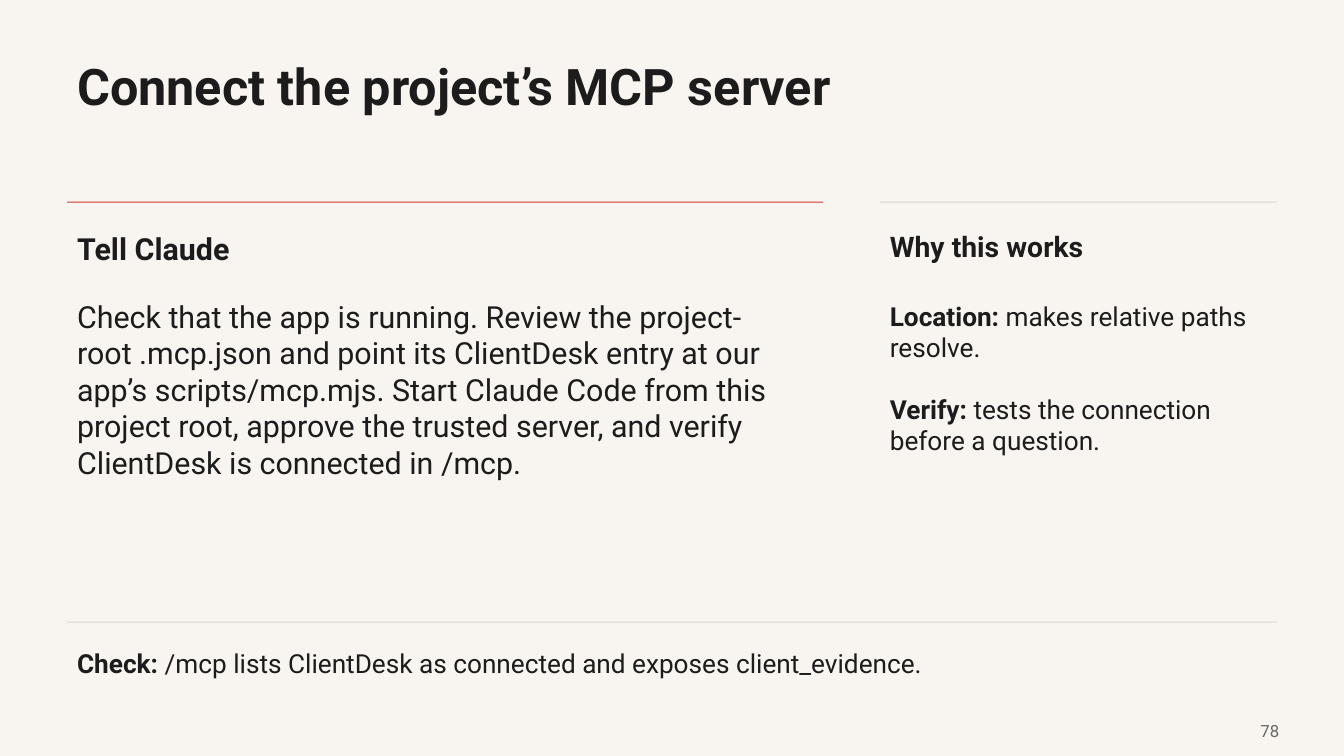
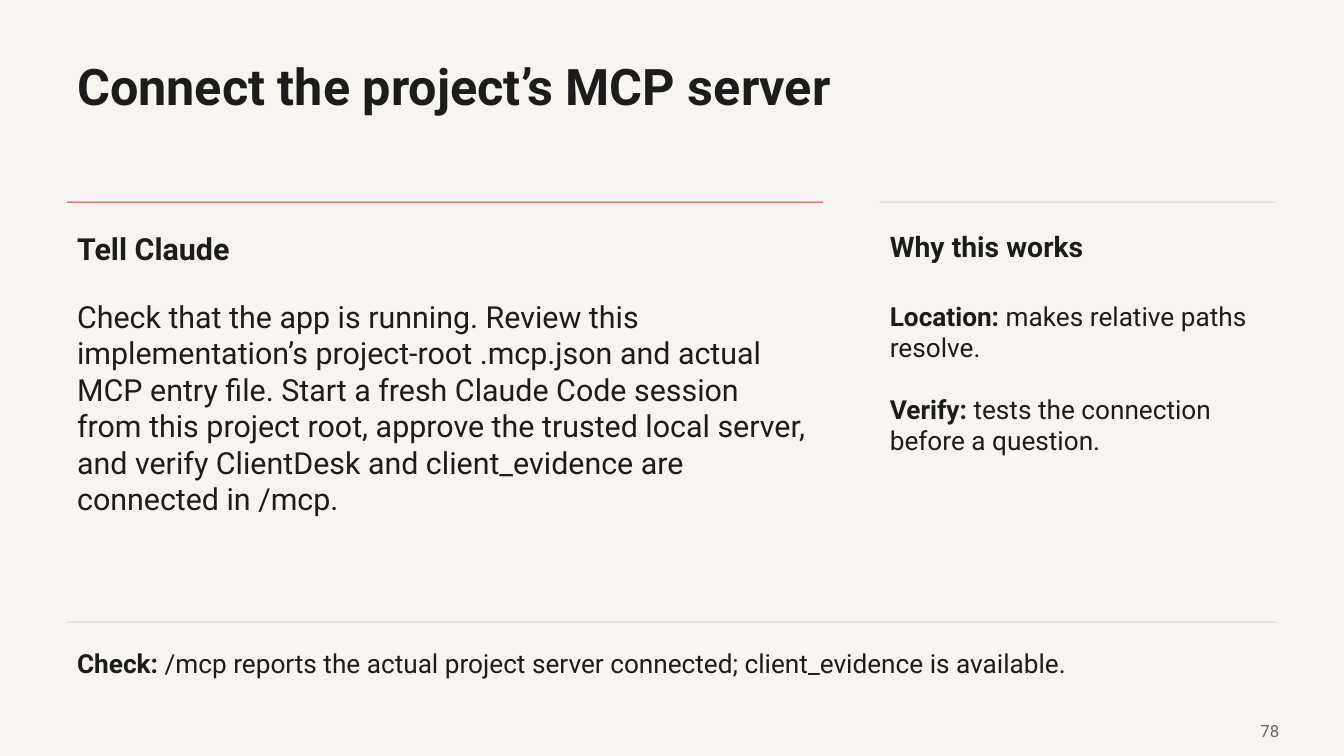
Before and after one commit to promptadvisers/claude-code-next-steps, a slide deck: slide 78 of slides/ClientDesk_Course_End_to_End.pptx. Drawn at 1344x756 pixels with LibreOffice and Linux fonts; fonts in the diff are those of the drawing. Boxes give left, top, right and bottom in pixels: in the first picture for what was removed or moved away, otherwise in the second. Text is boxed around its words. In the diff, an @@ line names an element or a change of style, - is before the commit and + after.

Commit message:
Revise course prompts and live checkpoints from independent Claude Desktop rehearsal

```diff
--- a/slides/ClientDesk_Course_End_to_End.pptx
+++ b/slides/ClientDesk_Course_End_to_End.pptx
@@ text at box(77, 305, 805, 516): text changed @@
-Check that the app is running. Review the project-root .mcp.json and point its ClientDesk entry at our app’s scripts/mcp.mjs. Start Claude Code from this project root, approve the trusted server, and verify ClientDesk is connected in /mcp.
+Check that the app is running. Review this implementation’s project-root .mcp.json and actual MCP entry file. Start a fresh Claude Code session from this project root, approve the trusted local server, and verify ClientDesk and client_evidence are connected in /mcp.
@@ text at box(77, 653, 1066, 679): text changed @@
-Check: /mcp lists ClientDesk as connected and exposes client_evidence.
+Check: /mcp reports the actual project server connected; client_evidence is available.
```
Also in this commit, not shown: 11 other slides changed, 16 other files.
